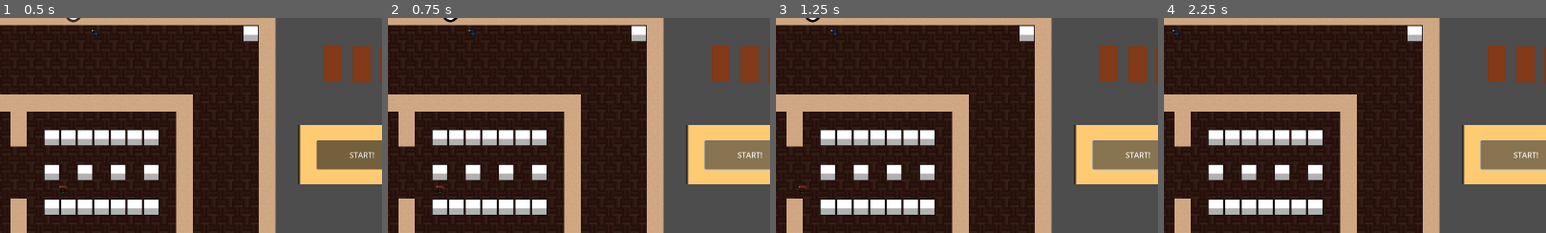
Above: before the commit, frames 1-4 (left to right).
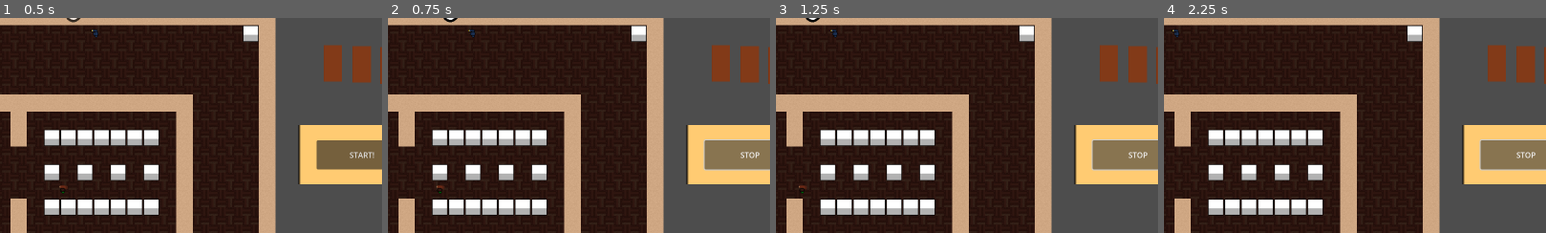
Above: after the commit, the same moments.

Repository: dareios99/berlinjam
Game: Godot game, scene res://main_level.tscn
Same seed, same stepped clock (60 frames per second), same inputs: the game is played once before the commit and once after it.
Inputs:
- Up to frame 1 (0.5 s): no input
- Up to frame 2 (0.75 s): click "START!" at 0.5 s
- Up to frame 3 (1.25 s): no input
- Up to frame 4 (2.25 s): click "START!" (after the commit: "STOP") at 1.25 s; click "START!" at 2 s
The pictures show only the part of the screen within x 43-93%, y 0-50%; the shares and areas given below are measured in that part.

Frame 1 is identical in both runs. In frame 2, 0.1% of the frame differs, in the area x 91-98%, y 62-66%; in frame 3, 0.1%; in frame 4, 0.1%.
Error before the commit: Invalid call. Nonexistent function 'start' in base 'Window'. (res://StartButton.gd:17)

Commit message:
Fix button

Diff:
--- a/StartButton.gd
+++ b/StartButton.gd
@@ -14,12 +14,12 @@
 
 func _button_pressed():
 	if !started:
-		get_tree().root.start()
+		#get_tree().root.start()
 		started = true
 		self.text = "STOP"
 		print("STOP")
 	else:
-		get_tree().root.stop()
+		#get_tree().root.stop()
 		started = false
 		self.text = "START!"
 		print("START")
--- a/main_level.tscn
+++ b/main_level.tscn
@@ -232,22 +232,6 @@
 
 [node name="CanvasLayer" type="CanvasLayer" parent="."]
 
-[node name="guard_spawn_points" type="Node2D" parent="."]
-
-[node name="guard1" type="Marker2D" parent="guard_spawn_points"]
-position = Vector2(942, 47)
-
-[node name="guard2" type="Marker2D" parent="guard_spawn_points"]
-position = Vector2(1211, 613)
-
-[node name="criminal_spawn_points" type="Node2D" parent="."]
-
-[node name="crim1" type="Marker2D" parent="criminal_spawn_points"]
-position = Vector2(-13, 738)
-
-[node name="crim2" type="Marker2D" parent="criminal_spawn_points"]
-position = Vector2(33, 744)
-
 [node name="ColorRect" type="ColorRect" parent="CanvasLayer"]
 visible = false
 material = SubResource("ShaderMaterial_253m4")
@@ -258,4 +242,20 @@
 grow_vertical = 2
 mouse_filter = 2
 
+[node name="guard_spawn_points" type="Node2D" parent="."]
+
+[node name="guard1" type="Marker2D" parent="guard_spawn_points"]
+position = Vector2(942, 47)
+
+[node name="guard2" type="Marker2D" parent="guard_spawn_points"]
+position = Vector2(1211, 613)
+
+[node name="criminal_spawn_points" type="Node2D" parent="."]
+
+[node name="crim1" type="Marker2D" parent="criminal_spawn_points"]
+position = Vector2(-13, 738)
+
+[node name="crim2" type="Marker2D" parent="criminal_spawn_points"]
+position = Vector2(33, 744)
+
 [connection signal="body_exited" from="waypoints/waypoint1" to="." method="_on_waypoint_1_body_exited"]
Not shown: 1 places in main_level.tscn that only renumber resources
